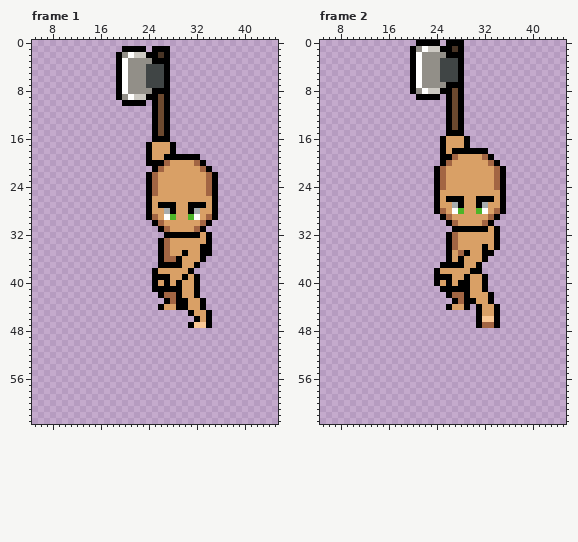
One commit to this pixel-art file: assets/Entities/Characters/Body_A/Animations/Slice_Base/Slice_Down.aseprite. The picture above was drawn from the file before the commit.
64x64 pixels, 8 frames. Colours within 5 levels of each other are drawn and written as one. Shown: frame 1: x 5..45, y 0..63; frame 2: x 5..45, y 0..63. The commit also changed other frames, which this record leaves out.
Now the later version:
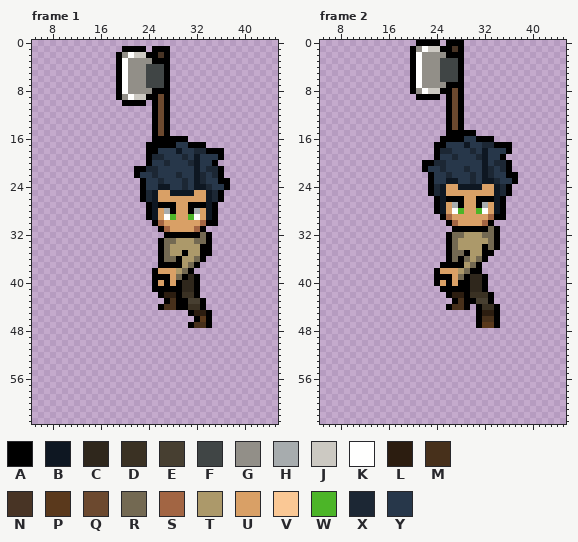
Palette (. is transparent): A #000000  B #0e1722  C #2f271c  D #3a3123  E #473f31  F #404545  G #928f88  H #a7acae  J #ccc9c2  K #fffffe  L #2c1d10  M #47301b  N #483425  P #5a391c  Q #6c492f  R #736952  S #a26543  T #ac996a  U #d9a066  V #fac895  W #4cb528  X #1c2734  Y #27374a
From old to new:
layer "Pants" added
layer "Boots" added
layer "Shirt" added
layer "Hair V1" added
Frame 1:
y 16: x 28..30 ... -> AAA
y 17: x 25..27 UUU -> AAA; x 29..33 ..... -> YYAAA
y 18: x 25..36 UUUA........ -> AYYYBYYXXAAA
y 19: x 25..36 UUAAAAAA.... -> XXYYYXYBYYYA
y 20: x 25..35 AASUUUUSA.. -> YYXYYYXBYYA
y 21: x 22..36 ...ASUUUUUUSA.. -> AAXXYYYYYYBYXXA
y 22: x 22..36 ..ASUUUUUUUUSA. -> AYYXYYYXYYBXYXA
y 23: x 23..37 .ASUUUUUUUUSA.. -> AYYXYYYXYBXYYAA
y 24: x 23..37 .ASUUUUUUUUSA.. -> AYYBBYYXYBBXYYA
y 25: x 23..25 .AS -> AXB; x 28..31 UUUU -> BBBB; x 34..36 SA. -> BXA
y 26: x 23..25 .AU -> AXB; x 34..36 UA. -> BXA
y 27..28: x 25 U -> B; x 34 U -> B
y 29: x 25 S -> B; x 34 S -> B
y 30: x 35 . -> A
y 32: x 33 U -> R
y 33: x 27..33 SUUUUUU -> RRTTTRR
y 34: x 27..32 SUUUUU -> RTTTTT
y 35: x 27..29 SUU -> RTT; x 31..32 UU -> TT
y 36: x 27..28 SS -> RR; x 30..32 UUU -> TTR
y 37: x 30..31 UU -> TR
y 38: x 29..30 UU -> TR
y 39: x 29 U -> R; x 31 U -> C
y 40..41: x 30..31 UU -> CC
y 42: x 27..28 SS -> LL; x 30..31 UU -> DD
y 43: x 28 S -> M; x 31..32 UU -> EE
y 44: x 27..28 UU -> MM; x 31..32 UU -> DD
y 45: x 32..33 UU -> LL
y 46: x 33 U -> P
y 47: x 32..33 VV -> MM
Frame 2:
y 15: x 29..30 .. -> AA
y 16: x 26..33 UUUA.... -> AAAYYAAA
y 17: x 24 . -> A; x 26..36 UUUA....... -> YYYBYYXXAAA
y 18: x 24..36 .AUAAAAAA.... -> AXXYYYXYBYYYA
y 19: x 24..35 .AASUUUUSA.. -> AYYXYYYXBYYA
y 20: x 22..36 ...ASUUUUUUSA.. -> AAXXYYYYYYBYXXA
y 21: x 22..36 ..ASUUUUUUUUSA. -> AYYXYYYXYYBXYXA
y 22: x 23..37 .ASUUUUUUUUSA.. -> AYYXYYYXYBXYYAA
y 23: x 23..37 .ASUUUUUUUUSA.. -> AYYBBYYXYBBXYYA
y 24: x 23..25 .AS -> AXB; x 28..31 UUUU -> BBBB; x 34..36 SA. -> BXA
y 25: x 23..25 .AU -> AXB; x 34..36 UA. -> BXA
y 26..27: x 25 U -> B; x 34 U -> B
y 28: x 25 S -> B; x 34 S -> B
y 29: x 35 . -> A
y 31: x 33 U -> R
y 32: x 27..33 SUUUUUU -> RRTTTRR
y 33: x 27..33 SUUUUUU -> RTTTTTR
y 34: x 27..31 SUUUU -> RTTTT; x 33 U -> R
y 35: x 27..28 US -> RR; x 30..31 UU -> TT
y 36: x 27 U -> R; x 29..31 UUU -> RTR
y 37: x 29..30 UU -> TR
y 38: x 28..29 UU -> TR
y 39: x 28 U -> R; x 30..31 UU -> CC
y 40..41: x 30..31 UU -> CC
y 42: x 27..28 SS -> LL; x 30..32 UUU -> DDD
y 43: x 28 S -> M; x 31..32 UU -> EE
y 44: x 27..28 UU -> MM; x 32..33 UU -> DD
y 45: x 32..33 UU -> LL
y 46: x 32..33 VV -> MM
y 47: x 32..33 SS -> PP
